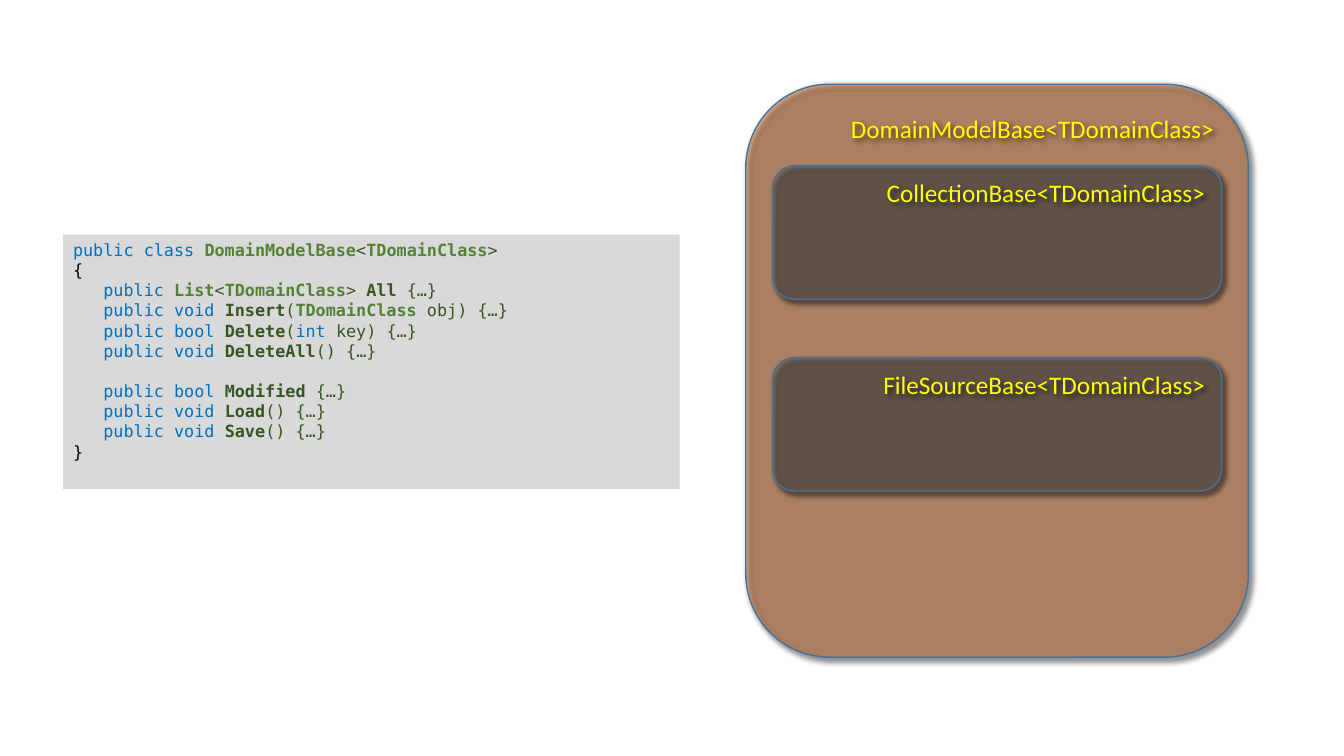
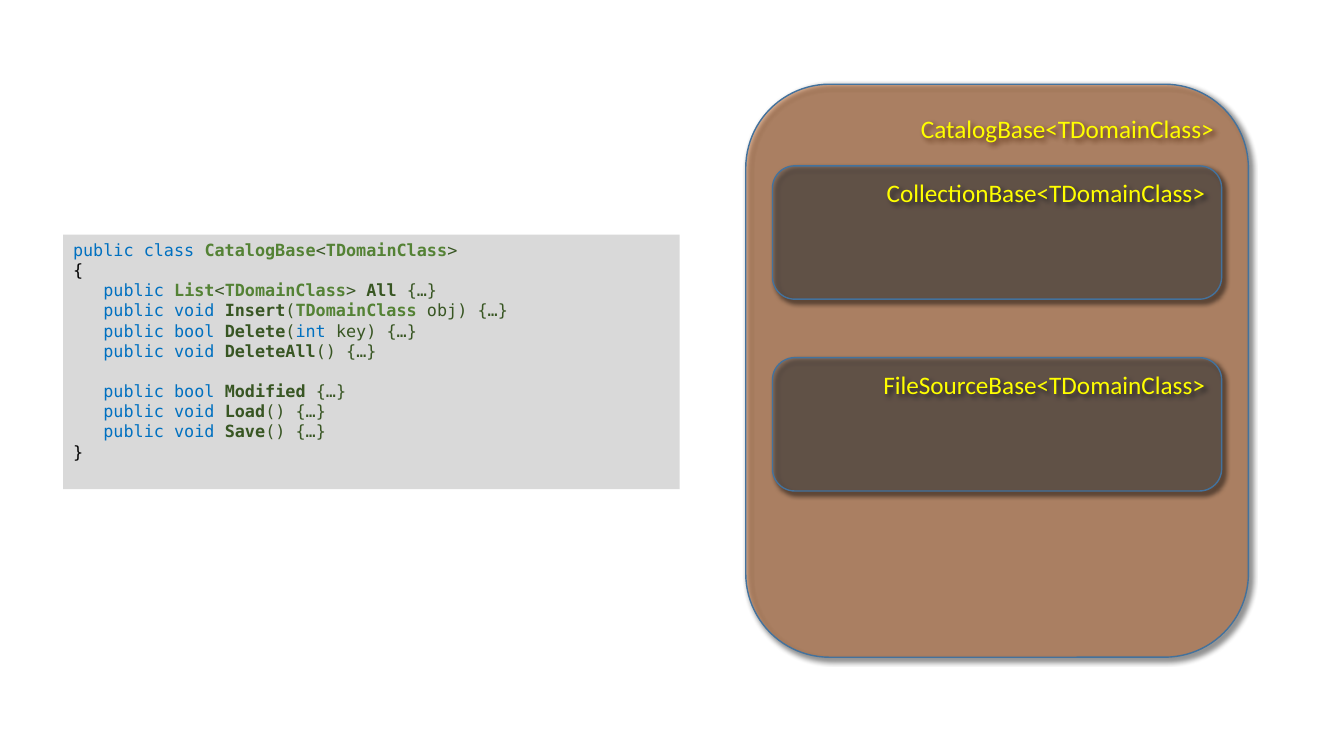
Before and after one commit to perl-easj/MVVMStarter, a slide deck: slide 20 of MVVMStarter/Presentation/MVVMStarter Oversigt.pptx (slide 19 before the commit). Drawn at 1344x756 pixels with LibreOffice and Linux fonts; fonts in the diff are those of the drawing. Boxes give left, top, right and bottom in pixels: in the first picture for what was removed or moved away, otherwise in the second. Text is boxed around its words. In the diff, an @@ line names an element or a change of style, - is before the commit and + after.

Commit message:
Updated DomainModel->Catalog, added section on Filters

```diff
--- a/MVVMStarter/Presentation/MVVMStarter Oversigt.pptx
+++ b/MVVMStarter/Presentation/MVVMStarter Oversigt.pptx
@@ text in rounded rectangle at <box>921,120,1214,142</box>: text changed @@
-DomainModelBase<TDomainClass>
+CatalogBase<TDomainClass>
@@ text in rectangle at <box>73,243,458,260</box>: text changed @@
-public class DomainModelBase<TDomainClass>
+public class CatalogBase<TDomainClass>
```
Also in this commit, not shown: 16 other slides changed, 6 slides added.
